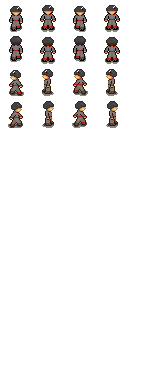
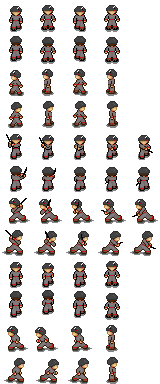
Layers edited between the first and the second 160×384 image:
painted on "Layer 0" over [2, 15, 158, 384]
showed "Layer 1" over [2, 15, 158, 384]
